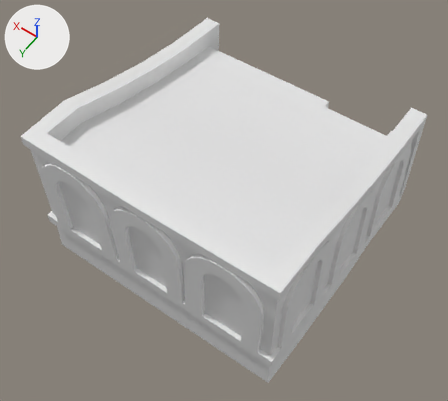
Renders of the FBX model Assets/Models/FBX/Cabin.fbx from each side of a commit.
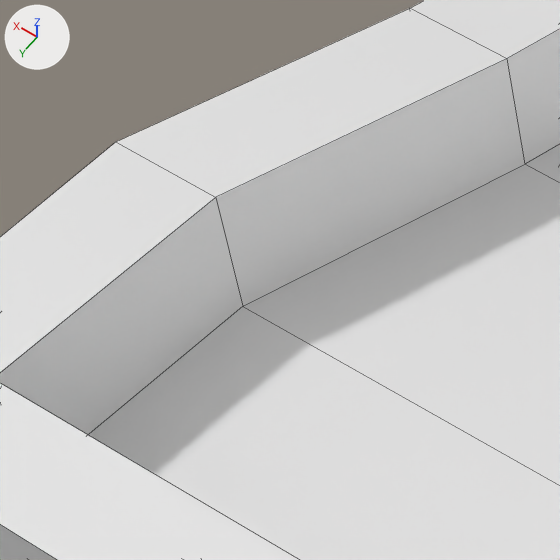
Each version appears first whole from a 50 mm lens placed at (-4.06, 11.44, 14.47), pointed at (-0.08, 5.87, 5.71), and next in a close-up on the part from 11% to 28% of the width and 20% to 40% of the height. The lights are fixed; the arrows at upper left show +X, +Y and +Z. The close-ups show mesh edges as thin lines. Where no turn or scale is listed for an object, it has been applied to the vertices.

Script lines for the objects in view, before the commit:
```python
me_cube_001 = bpy.data.meshes.new('Cube.001')
me_cube_001.from_pydata(...)  # 698 vertices, 743 faces; spans x -2.48..2.48, y 3.0..7.86, z 4.51..7.54
# before: 392 (2.08, 6.87, 7.2) at pixel (242, 306), 655 (-2.08, 6.87, 7.2)
ob_captaincabin = bpy.data.objects.new('CaptainCabin', me_cube_001)
ob_captaincabin.location = (0.0, 0.0, 0.0)
```
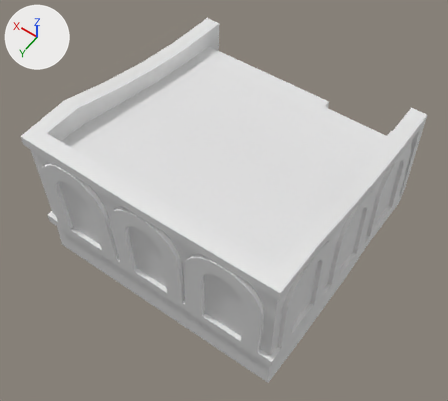
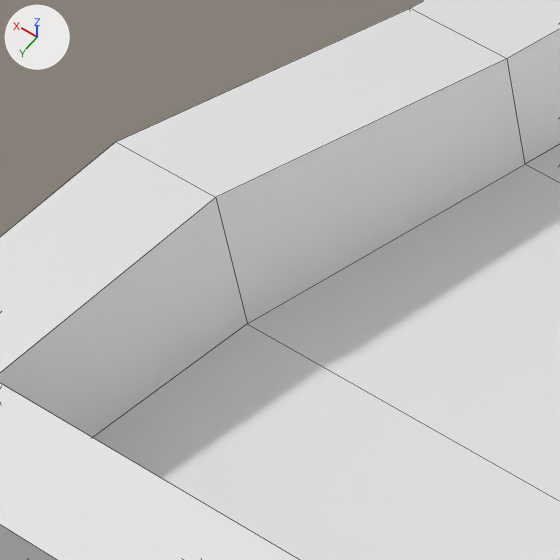
What differs and where, as boxes [x1, y1, x2, y2] in the close-ups (560 x 560 px; the box of a moved part takes in the faces that stretch with it):
part 1 of me_cube_001, moved or reshaped
    both: [84, 166, 560, 504]

The change, as a list of edits to the scene's bpy script:
```text
Change me_cube_001:
    where me_cube_001.from_pydata(...)  # 698 vertices, 743 faces; spans x -2.48..2.48, y 3.0..7.86, z 4.51..7.54
    used by ob_captaincabin; location = (0.0, 0.0, 0.0)
    verts and faces of me_cube_001; kept vertices keep their numbers, new ones are numbered from 698
    me_cube_001 part 1
    add verts[392] = (2.08, 6.87, 7.15)  # moved, pixel (247, 323)
    add verts[655] = (-2.08, 6.87, 7.15)  # moved
```
